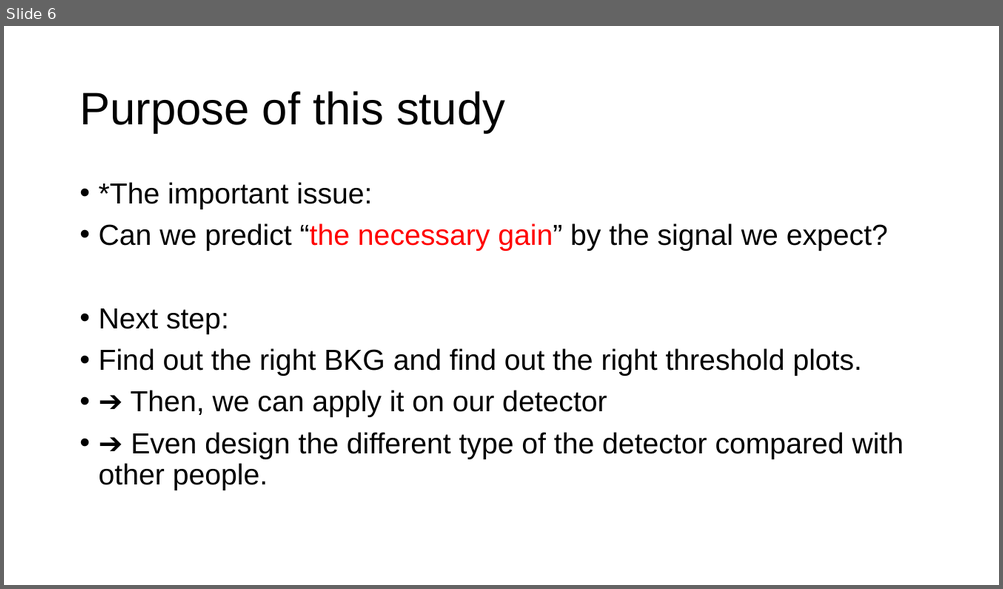
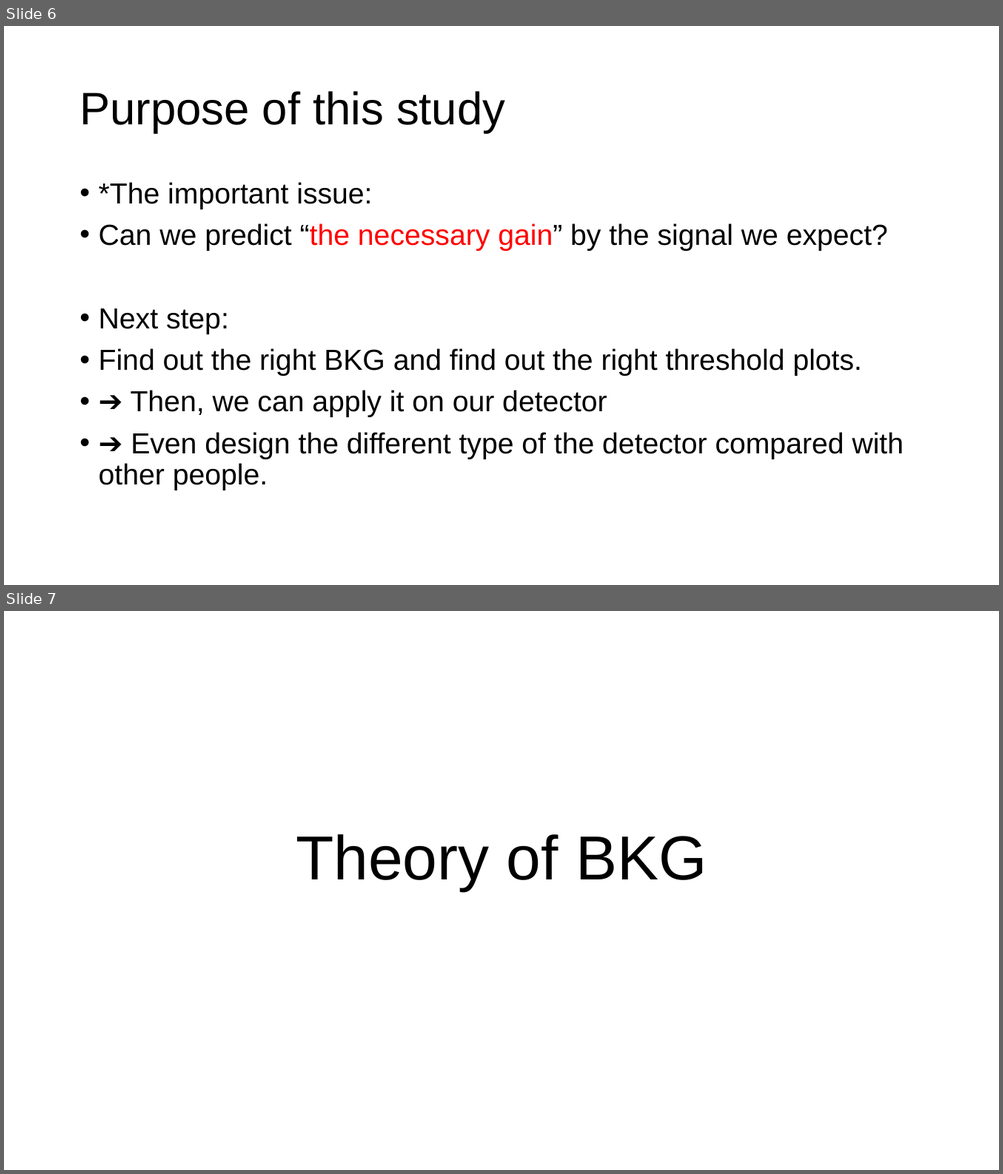
Before and after one commit to chihyeh/IoPAS_GeIA, a slide deck: Report/Signal_threshold_prediction.pptx. Shown one above the other, each under a label of ours: slide 6 before the commit, slides 6 and 7 after it. The pictures are 1003x589 and 1003x1174 pixels, drawn with LibreOffice and Linux fonts; fonts in the diff are those of the drawing. Boxes give left, top, right and bottom in pixels: in the first picture for what was removed or moved away, otherwise in the second. Text is boxed around its words. In the diff, an @@ line names an element or a change of style, - is before the commit and + after.

```diff
--- a/Report/Signal_threshold_prediction.pptx
+++ b/Report/Signal_threshold_prediction.pptx
@@ slide 7 added at [4, 611, 999, 1170], background #FFFFFF @@
@@ title added at [296, 834, 706, 891], 60 pt, text #000000 @@
+Theory of BKG
```
Also in this commit, not shown: 8 other slides added, 7 other files.
